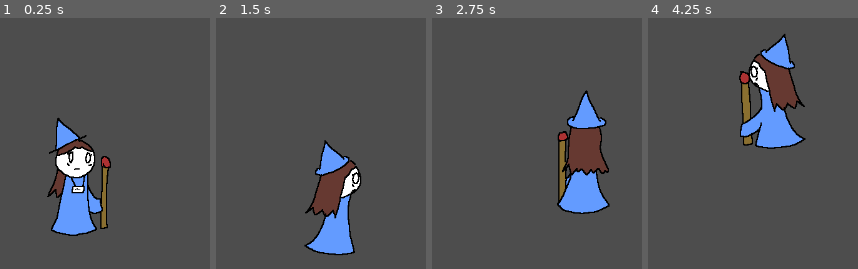
Above: before the commit, frames 1-4 (left to right).
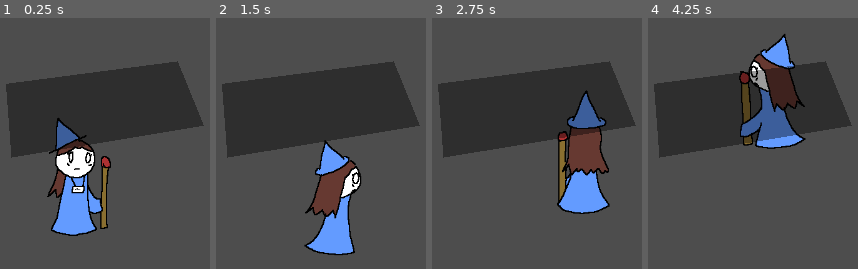
Above: after the commit, the same moments.

Repository: OceanUwU/pirate-15
Game: Godot game, scene res://scenes/main.tscn
Two runs of this game, one before a commit and one after it. Both use one fixed random seed, a clock stepped at 60 frames per second and the inputs below.
Inputs:
- Up to frame 1 (0.25 s): no input
- Up to frame 2 (1.5 s): no input
- Up to frame 3 (2.75 s): no input
- Up to frame 4 (4.25 s): no input

The runs differ from the first frame. In frame 1, 24% of the frame differs, in the area x 2-98%, y 17-56%; in frame 2, 25%; in frame 3, 24%; in frame 4, 23%.

Commit message:
Try at shadows (Will not work)

Diff:
--- a/scenes/enemy.tscn
+++ b/scenes/enemy.tscn
@@ -154,6 +154,36 @@
 "values": [0, 1]
 }
 
+[sub_resource type="Animation" id="Animation_ojftn"]
+resource_name = "walk_down_left"
+length = 0.500025
+loop_mode = 1
+step = 0.25
+tracks/0/type = "value"
+tracks/0/imported = false
+tracks/0/enabled = true
+tracks/0/path = NodePath("AnimatedSprite2D:animation")
+tracks/0/interp = 1
+tracks/0/loop_wrap = true
+tracks/0/keys = {
+"times": PackedFloat32Array(0),
+"transitions": PackedFloat32Array(1),
+"update": 1,
+"values": [&"walk_down_left"]
+}
+tracks/1/type = "value"
+tracks/1/imported = false
+tracks/1/enabled = true
+tracks/1/path = NodePath("AnimatedSprite2D:frame")
+tracks/1/interp = 1
+tracks/1/loop_wrap = true
+tracks/1/keys = {
+"times": PackedFloat32Array(0, 0.25),
+"transitions": PackedFloat32Array(1, 1),
+"update": 1,
+"values": [0, 1]
+}
+
 [sub_resource type="Animation" id="Animation_mb1yd"]
 resource_name = "walk_down_right"
 length = 0.500025
@@ -214,6 +244,36 @@
 "values": [0, 1]
 }
 
+[sub_resource type="Animation" id="Animation_l0sl5"]
+resource_name = "walk_up_left"
+length = 0.500025
+loop_mode = 1
+step = 0.25
+tracks/0/type = "value"
+tracks/0/imported = false
+tracks/0/enabled = true
+tracks/0/path = NodePath("AnimatedSprite2D:animation")
+tracks/0/interp = 1
+tracks/0/loop_wrap = true
+tracks/0/keys = {
+"times": PackedFloat32Array(0),
+"transitions": PackedFloat32Array(1),
+"update": 1,
+"values": [&"walk_up_left"]
+}
+tracks/1/type = "value"
+tracks/1/imported = false
+tracks/1/enabled = true
+tracks/1/path = NodePath("AnimatedSprite2D:frame")
+tracks/1/interp = 1
+tracks/1/loop_wrap = true
+tracks/1/keys = {
+"times": PackedFloat32Array(0, 0.25),
+"transitions": PackedFloat32Array(1, 1),
+"update": 1,
+"values": [0, 1]
+}
+
 [sub_resource type="Animation" id="Animation_or74t"]
 resource_name = "walk_up_right"
 length = 0.500025
@@ -230,66 +290,6 @@
 "transitions": PackedFloat32Array(1),
 "update": 1,
 "values": [&"walk_up_right"]
-}
-tracks/1/type = "value"
-tracks/1/imported = false
-tracks/1/enabled = true
-tracks/1/path = NodePath("AnimatedSprite2D:frame")
-tracks/1/interp = 1
-tracks/1/loop_wrap = true
-tracks/1/keys = {
-"times": PackedFloat32Array(0, 0.25),
-"transitions": PackedFloat32Array(1, 1),
-"update": 1,
-"values": [0, 1]
-}
-
-[sub_resource type="Animation" id="Animation_ojftn"]
-resource_name = "walk_down_left"
-length = 0.500025
-loop_mode = 1
-step = 0.25
-tracks/0/type = "value"
-tracks/0/imported = false
-tracks/0/enabled = true
-tracks/0/path = NodePath("AnimatedSprite2D:animation")
-tracks/0/interp = 1
-tracks/0/loop_wrap = true
-tracks/0/keys = {
-"times": PackedFloat32Array(0),
-"transitions": PackedFloat32Array(1),
-"update": 1,
-"values": [&"walk_down_left"]
-}
-tracks/1/type = "value"
-tracks/1/imported = false
-tracks/1/enabled = true
-tracks/1/path = NodePath("AnimatedSprite2D:frame")
-tracks/1/interp = 1
-tracks/1/loop_wrap = true
-tracks/1/keys = {
-"times": PackedFloat32Array(0, 0.25),
-"transitions": PackedFloat32Array(1, 1),
-"update": 1,
-"values": [0, 1]
-}
-
-[sub_resource type="Animation" id="Animation_l0sl5"]
-resource_name = "walk_up_left"
-length = 0.500025
-loop_mode = 1
-step = 0.25
-tracks/0/type = "value"
-tracks/0/imported = false
-tracks/0/enabled = true
-tracks/0/path = NodePath("AnimatedSprite2D:animation")
-tracks/0/interp = 1
-tracks/0/loop_wrap = true
-tracks/0/keys = {
-"times": PackedFloat32Array(0),
-"transitions": PackedFloat32Array(1),
-"update": 1,
-"values": [&"walk_up_left"]
 }
 tracks/1/type = "value"
 tracks/1/imported = false
@@ -329,7 +329,7 @@
 
 [node name="AnimatedSprite2D" type="AnimatedSprite2D" parent="PathFollow2D/CharacterBody2D"]
 sprite_frames = SubResource("SpriteFrames_ooxq3")
-animation = &"walk_up_left"
+animation = &"walk_down"
 
 [node name="CollisionShape2D" type="CollisionShape2D" parent="PathFollow2D/CharacterBody2D"]
 shape = SubResource("CapsuleShape2D_fl47w")
--- a/scenes/main.tscn
+++ b/scenes/main.tscn
@@ -1,6 +1,7 @@
-[gd_scene load_steps=3 format=3 uid="uid://cr4uc5uqiebxb"]
+[gd_scene load_steps=4 format=3 uid="uid://cr4uc5uqiebxb"]
 
 [ext_resource type="PackedScene" uid="uid://b561e3wuyevxd" path="res://scenes/enemy.tscn" id="1_o5a2t"]
+[ext_resource type="PackedScene" uid="uid://b6mhcidscnl1p" path="res://scenes/shadow_manager.tscn" id="2_qx7t2"]
 
 [sub_resource type="Curve2D" id="Curve2D_6y1us"]
 _data = {
@@ -12,3 +13,10 @@
 
 [node name="Enemy" parent="." instance=ExtResource("1_o5a2t")]
 curve = SubResource("Curve2D_6y1us")
+
+[node name="ShadowManager" parent="." instance=ExtResource("2_qx7t2")]
+
+[node name="CollisionPolygon2D" parent="ShadowManager/Shadow" index="0"]
+polygon = PackedVector2Array(283, 203, 558, 167, 600, 270, 292, 321)
+
+[editable path="ShadowManager"]
--- /dev/null
+++ b/scenes/shadow_manager.tscn
@@ -0,0 +1,15 @@
+[gd_scene load_steps=2 format=3 uid="uid://b6mhcidscnl1p"]
+
+[ext_resource type="Script" path="res://scripts/shadow_manager.gd" id="1_bqx86"]
+
+[node name="ShadowManager" type="Node2D" node_paths=PackedStringArray("shadow_arr")]
+script = ExtResource("1_bqx86")
+shadow_arr = [NodePath("Shadow/CollisionPolygon2D")]
+
+[node name="Shadow" type="Area2D" parent="."]
+
+[node name="CollisionPolygon2D" type="CollisionPolygon2D" parent="Shadow"]
+polygon = PackedVector2Array(19, 37, 13, 162, 202, 127, 203, 59)
+
+[node name="Polygon2D" type="Polygon2D" parent="."]
+color = Color(0.137255, 0.137255, 0.137255, 1)
--- a/scripts/enemy.gd
+++ b/scripts/enemy.gd
@@ -12,22 +12,22 @@
 var action: String = "walk"
 
 func _ready() -> void:
-    animation_player.play(action + "_" + direction)
+	animation_player.play(action + "_" + direction)
 
 func _physics_process(delta: float) -> void:
-    if following_path:
-        var path_pos_before: Vector2 = path_follow.position
-        path_follow.progress += roam_speed * delta
-        set_dir(path_pos_before.angle_to_point(path_follow.position))
+	if following_path:
+		var path_pos_before: Vector2 = path_follow.position
+		path_follow.progress += roam_speed * delta
+		set_dir(path_pos_before.angle_to_point(path_follow.position))
 
 func set_dir(angle: float) -> void:
-    var direction_before: String = direction
-    angle = fmod(angle + TAU * 6, TAU) - PI
-    direction = "down" if angle < 0.01 else "up"
-    if abs(angle) < PI / 3.0:
-        direction += "_left"
-    elif abs(angle) > 2 * PI / 3.0:
-        direction += "_right"
+	var direction_before: String = direction
+	angle = fmod(angle + TAU * 6, TAU) - PI
+	direction = "down" if angle < 0.01 else "up"
+	if abs(angle) < PI / 3.0:
+		direction += "_left"
+	elif abs(angle) > 2 * PI / 3.0:
+		direction += "_right"
 
-    if direction_before != direction:
-        animation_player.play(action + "_" + direction)
+	if direction_before != direction:
+		animation_player.play(action + "_" + direction)
--- /dev/null
+++ b/scripts/shadow_manager.gd
@@ -0,0 +1,14 @@
+extends Node2D
+
+@export var shadow_arr: Array[CollisionPolygon2D]
+@export var light_arr: Array[CollisionShape2D]
+
+@onready var polygon = $Polygon2D
+
+func _ready():
+	print(shadow_arr[0].polygon)
+	polygon.polygon = shadow_arr[0].polygon
+	polygon.modulate = 100
+
+func _process(delta):
+	pass
